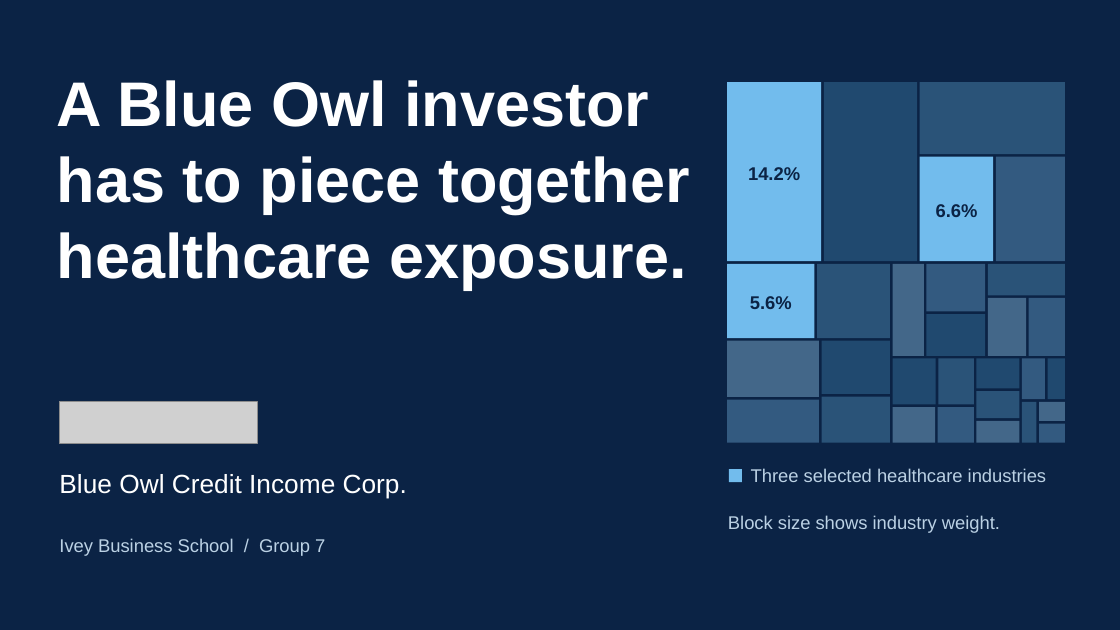
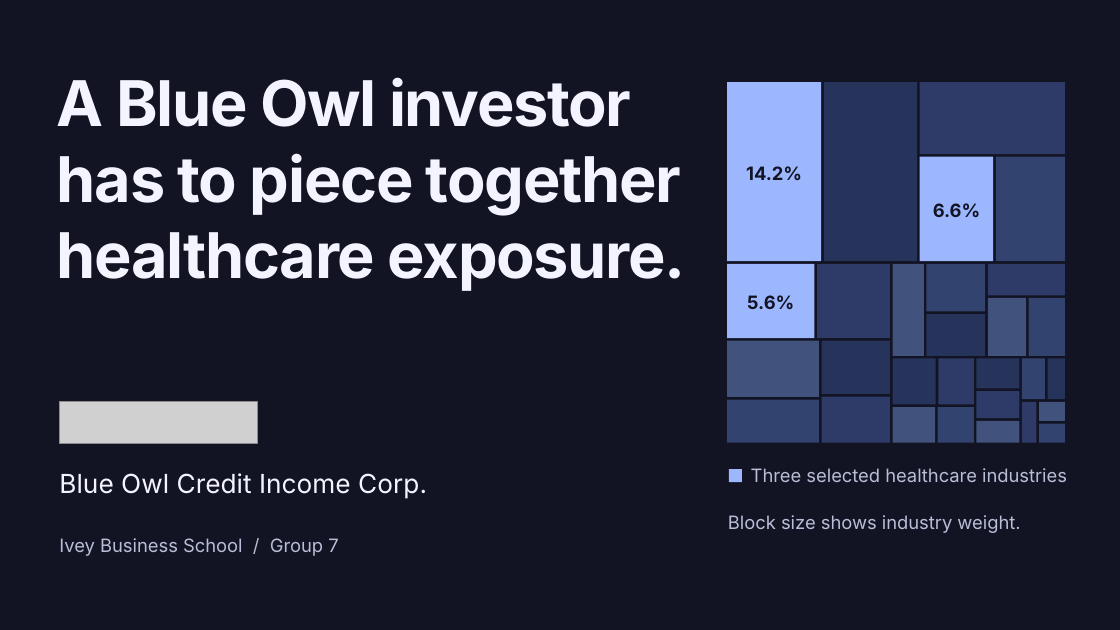
Before and after one commit to marcswartz/ivey-group7-portfolio, a slide deck: slide 1 of presentation.pptx. Drawn at 1120x630 pixels with LibreOffice and Linux fonts; fonts in the diff are those of the drawing; grey boxes stand for pictures. Boxes give left, top, right and bottom in pixels: in the first picture for what was removed or moved away, otherwise in the second. Text is boxed around its words. In the diff, an @@ line names an element or a change of style, - is before the commit and + after.

Commit message:
Match the investor demo typography and give Ken the Zoom click sheet

```diff
--- a/presentation.pptx
+++ b/presentation.pptx
@@ background #0B2345 to #121323 @@
@@ text "A Blue Owl investor has ..." at bbox=[57, 77, 686, 291]: font Arial to Inter, text colour #FFFFFF to #F3F4FF, letter spacing 0 to -1.1 pt @@
@@ font Arial to Inter, text colour #0B2345 to #121323 in 3 elements at bbox=[746, 166, 802, 181], bbox=[933, 203, 981, 218], bbox=[747, 295, 794, 310] @@
@@ fill #20496F to #26345B in 6 elements at bbox=[824, 82, 918, 261], bbox=[822, 341, 890, 394], bbox=[927, 314, 986, 356], bbox=[893, 359, 936, 405], bbox=[976, 359, 1019, 389], bbox=[1048, 359, 1065, 400] @@
@@ fill #2A5378 to #2E3A68 in 7 elements at bbox=[920, 82, 1065, 155], bbox=[818, 264, 891, 338], bbox=[822, 397, 890, 443], bbox=[988, 264, 1065, 296], bbox=[939, 359, 974, 405], bbox=[976, 392, 1019, 418], bbox=[1023, 402, 1037, 443] @@
@@ fill #436789 to #41527C in 6 elements at bbox=[728, 341, 819, 397], bbox=[893, 264, 924, 356], bbox=[988, 298, 1027, 356], bbox=[893, 408, 936, 443], bbox=[976, 421, 1019, 443], bbox=[1039, 402, 1065, 421] @@
@@ fill #335A80 to #31436E in 7 elements at bbox=[996, 157, 1065, 261], bbox=[728, 400, 819, 443], bbox=[927, 264, 986, 312], bbox=[1029, 298, 1065, 356], bbox=[938, 408, 974, 443], bbox=[1023, 359, 1045, 400], bbox=[1039, 423, 1065, 443] @@
@@ text "Blue Owl Credit Income Corp." at bbox=[59, 473, 427, 499]: font Arial to Inter, text colour #FFFFFF to #F3F4FF @@
@@ fill #72BCED to #9DB7FF in 4 elements at bbox=[728, 82, 822, 261], bbox=[920, 157, 994, 261], bbox=[728, 264, 815, 338], bbox=[729, 469, 743, 482] @@
@@ font Arial to Inter, text colour #BBD1E4 to #B8BED7 in 3 elements at bbox=[751, 468, 1067, 482], bbox=[728, 515, 1020, 533], bbox=[59, 538, 338, 556] @@
```
Also in this commit, not shown: 12 other slides changed, 19 other files.
